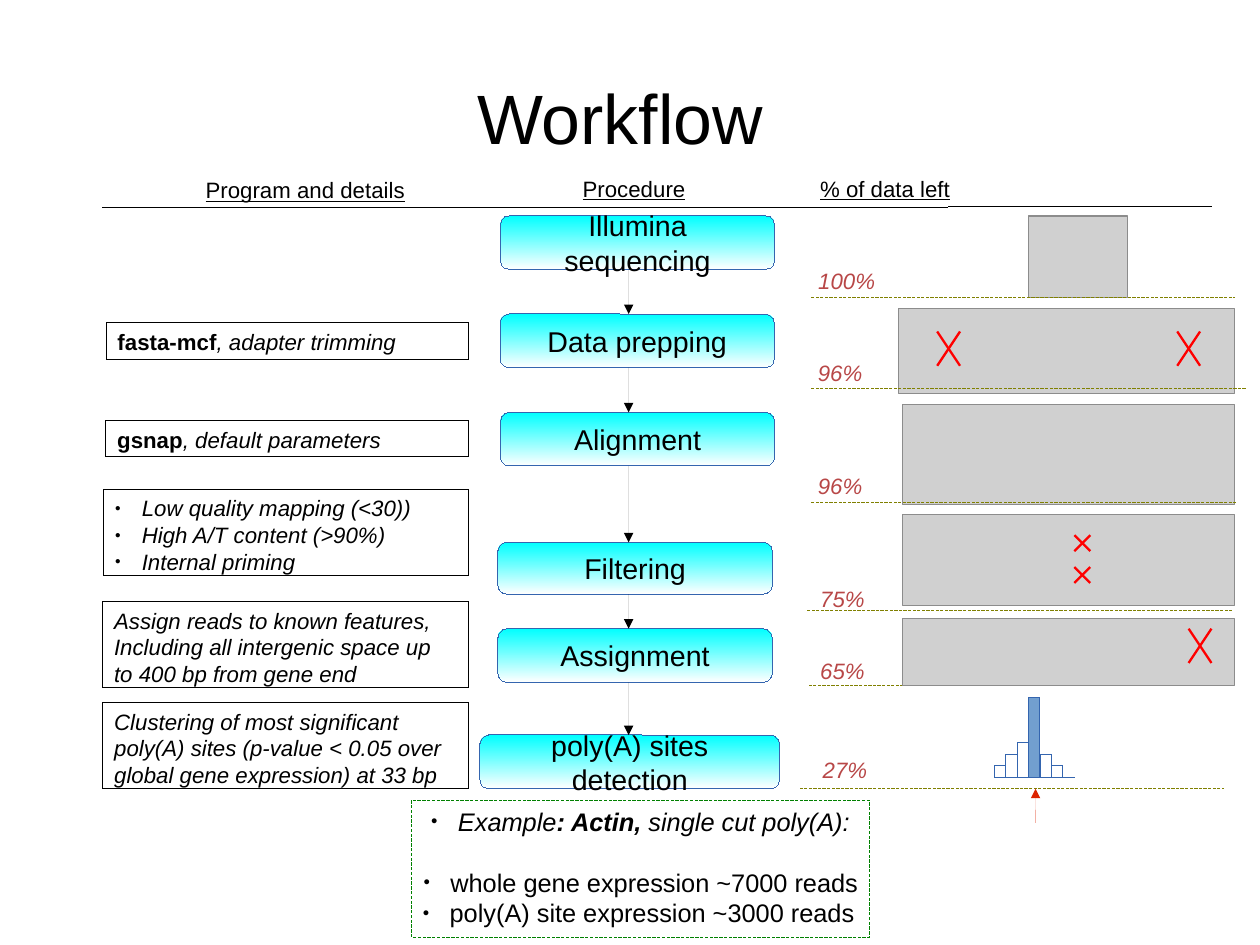
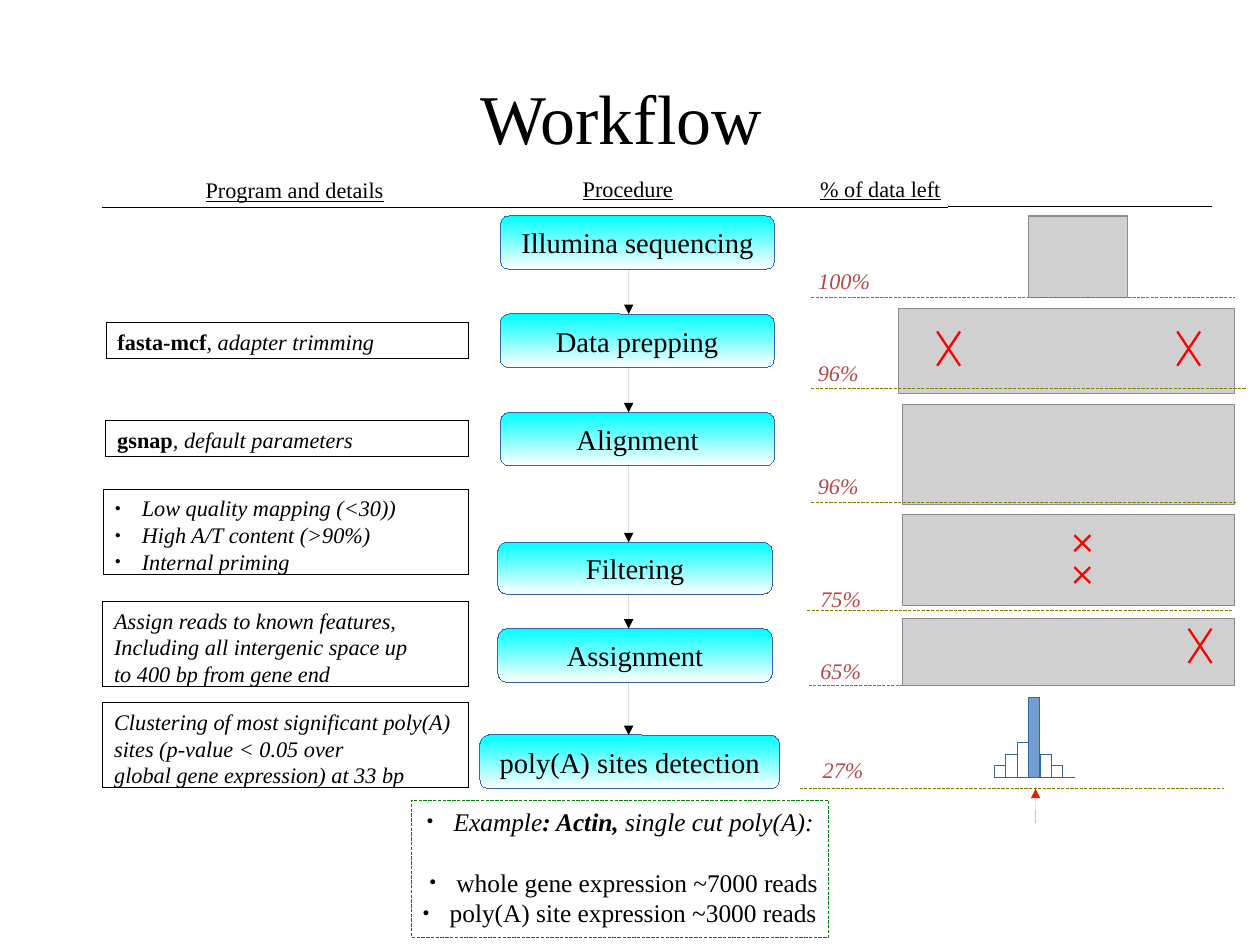
Before and after one commit to wilkinsonlab/m-oryzae-polya, a slide deck: slide 2 of doc/oryzae_presentation.odp. Drawn at 1260x945 pixels with LibreOffice and Linux fonts; fonts in the diff are those of the drawing; grey boxes stand for pictures. Boxes give left, top, right and bottom in pixels: in the first picture for what was removed or moved away, otherwise in the second. Text is boxed around its words. In the diff, an @@ line names an element or a change of style, - is before the commit and + after.

```diff
--- a/doc/oryzae_presentation.odp
+++ b/doc/oryzae_presentation.odp
@@ font Arial to Times New Roman in 22 elements at [480, 95, 761, 145], [501, 216, 775, 270], [501, 314, 775, 368], [501, 413, 775, 466], [499, 542, 773, 593], [499, 629, 773, 683], [480, 735, 780, 789], [103, 601, 469, 686], [103, 703, 469, 788], [104, 489, 469, 574], [106, 322, 469, 358], [106, 421, 469, 456], [818, 366, 859, 382], [820, 592, 861, 611], [820, 664, 861, 680], [823, 763, 864, 779], [818, 479, 859, 495], [818, 274, 870, 290], [844, 181, 941, 200], [412, 800, 829, 938], [583, 181, 673, 200], [206, 182, 383, 203] @@
@@ rectangle "Example: Actin, single cut poly(A):": place and size @@
-rectangle "Example: Actin, single cut poly(A):" at [412, 800, 870, 938]
+rectangle "Example: Actin, single cut poly(A):" at [412, 800, 829, 938]
```
Also in this commit, not shown: 53 other slides changed, 2 slides added, 10 slides removed, 4 other files.
